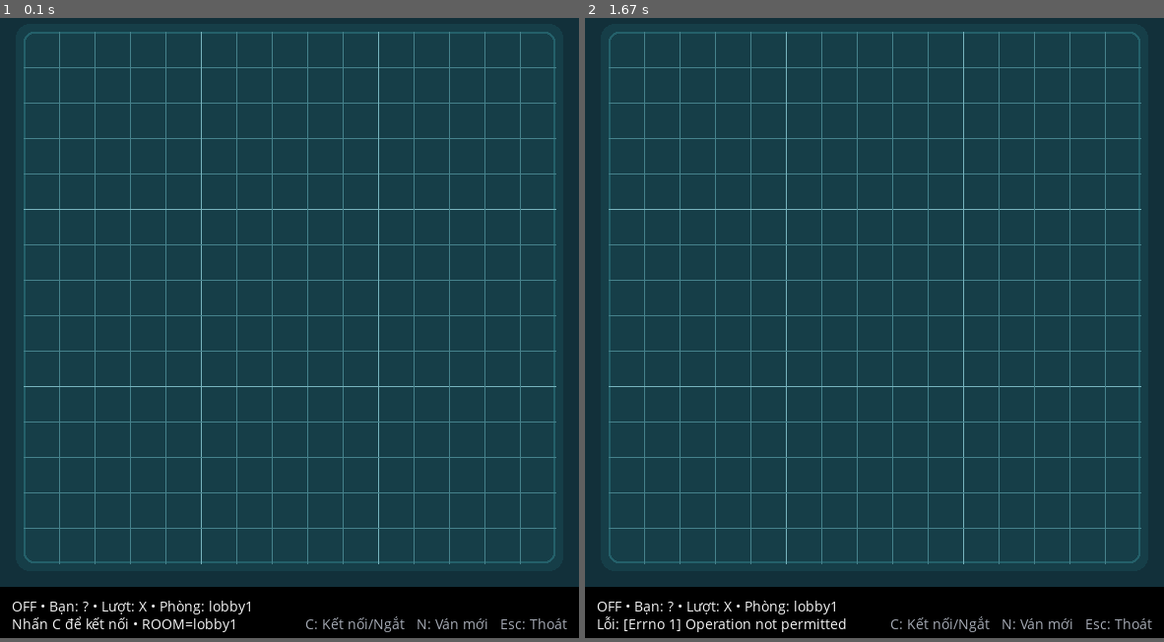
Above: before the commit, frames 1-2 (left to right).
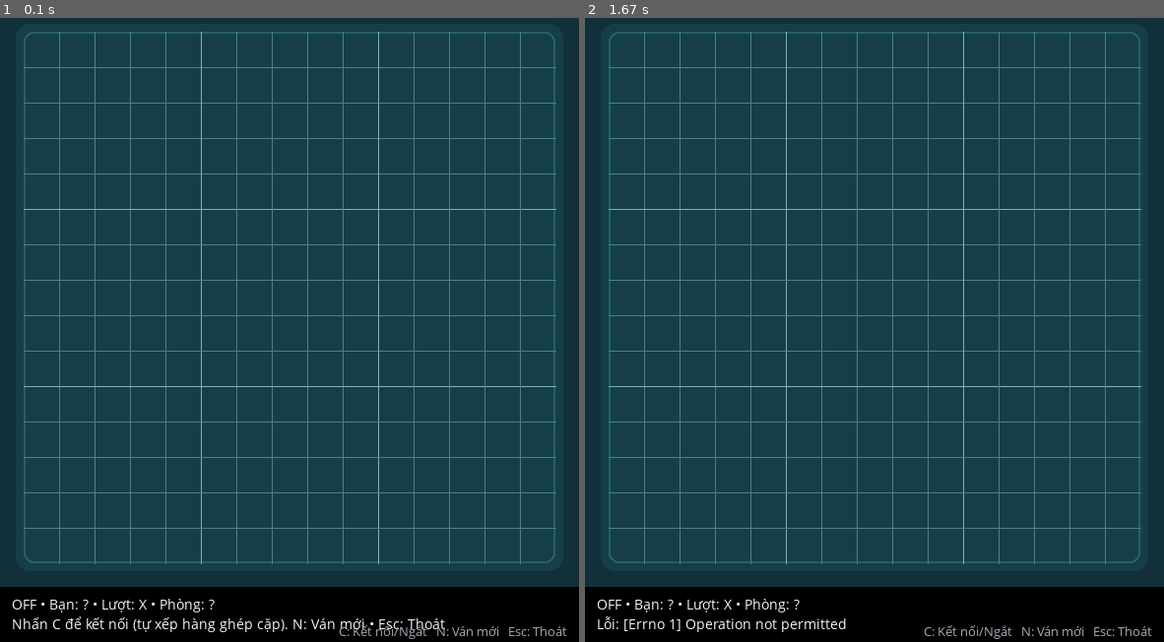
Above: after the commit, the same moments.

Repository: SilviaNguyen/CaroGame---Lap-Trinh-Mang-
Game: pygame game, started from client_pygame.py
Same seed, same stepped clock (60 frames per second), same inputs: the game is played once before the commit and once after it.
Inputs:
- Up to frame 1 (0.1 s): no input
- Up to frame 2 (1.67 s): tap C at 0.33 s
In our replay, the window is 588x640 before the commit and 588x644 after it. These sizes can differ from the game's own. Grey fills any space a smaller window leaves; there, only what the larger window draws over its background counts as a difference.

The runs differ from the first frame. In frame 1, 1.1% of the frame differs, in the area x 2-98%, y 93-100%; in frame 2, 0.8%.

Commit message:
auto queue

Diff:
--- a/client_pygame.py
+++ b/client_pygame.py
@@ -1,20 +1,21 @@
-import sys, socket, threading, json, pygame, os
+import sys, socket, threading, json, pygame, os, string
 
 HOST = "127.0.0.1"; PORT = 5000
 if len(sys.argv)>=2: HOST = sys.argv[1]
 if len(sys.argv)>=3: PORT = int(sys.argv[2])
-ROOM = "lobby1"
-if len(sys.argv)>=4: ROOM = sys.argv[3]
 
 SIZE=15; CELL=36; MARGIN=24
-W=MARGIN*2+CELL*SIZE; H=MARGIN*2+CELL*SIZE+52  # bar thấp
+W=MARGIN*2+CELL*SIZE; H=MARGIN*2+CELL*SIZE+56
 FPS=60
 
 pygame.init()
 screen=pygame.display.set_mode((W,H)); pygame.display.set_caption("Caro LAN Client")
 clock=pygame.time.Clock()
 
-# ---------- Font Unicode đẹp ----------
+# resend queue every 2s until matched
+QUEUE_TICK = pygame.USEREVENT + 1
+QUEUE_INTERVAL_MS = 2000
+
 def load_vn_font(size: int):
     for ttf in ["NotoSans-SemiBold.ttf","NotoSans-Regular.ttf","DejaVuSans.ttf","Roboto-Regular.ttf"]:
         p = os.path.join(os.path.dirname(__file__), ttf)
@@ -25,23 +26,11 @@
     if path: return pygame.font.Font(path, size)
     return pygame.font.SysFont(None, size)
 
-font = load_vn_font(20)
-small = load_vn_font(14)
-
-# ---------- Palette ----------
-BG=(18,48,58)
-PANEL=(22,62,72)
-GRID=(70,130,140)
-GRID5=(120,180,190)
-BORDER=(36,96,106)
-XCOL=(235,240,240)
-OCOL=(235,85,85)
-WINCOL=(255,210,64)
-
-BAR=(0,0,0)      # status bar nền đen
-TXT=(245,245,245)
-MUTED=(165,170,180)
-BAR_H=52
+font = load_vn_font(20); small = load_vn_font(14); tiny = load_vn_font(13)
+
+BG=(18,48,58); PANEL=(22,62,72); GRID=(70,130,140); GRID5=(120,180,190)
+BORDER=(36,96,106); XCOL=(235,240,240); OCOL=(235,85,85); WINCOL=(255,210,64)
+BAR=(0,0,0); TXT=(245,245,245); MUTED=(165,170,180); BAR_H=56
 
 class Net:
     def __init__(self, onmsg):
@@ -51,7 +40,6 @@
         try:
             s=socket.socket(socket.AF_INET, socket.SOCK_STREAM); s.connect((host,port))
             self.sock=s; self.connected=True; threading.Thread(target=self.reader, daemon=True).start()
-            self.send({"type":"join","room":ROOM})
             return True
         except Exception as e:
             self.err=str(e); self.connected=False; return False
@@ -87,56 +75,65 @@
     def __init__(self):
         self.grid=[["" for _ in range(SIZE)] for _ in range(SIZE)]
         self.turn="X"; self.me="?"; self.winner=None; self.draw=False
-        self.win_line=None
-        self.status=f"Nhấn C để kết nối • ROOM={ROOM}"
+        self.win_line=None; self.room="?"
+        self.in_queue=False
+        self.status="Nhấn C để kết nối (tự xếp hàng ghép cặp). N: Ván mới • Esc: Thoát"
 
     def _update_turn_status(self):
         if self.winner or self.draw: return
         self.status = "Đến lượt bạn" if self.me == self.turn else "Chưa đến lượt bạn"
 
     def apply(self, m):
-        t=m.get("type")
-        if t=="welcome":
-            self.me=m.get("symbol","?"); self.status=f"Đã vào phòng '{m.get('room','?')}'. Bạn là {self.me}"
+        t = m.get("type")
+
+        if t == "welcome":
+            self.me   = m.get("symbol","?")
+            self.room = m.get("room","?")
+            self.in_queue = False
+            pygame.time.set_timer(QUEUE_TICK, 0)  # stop auto-join
+            self.status = f"Đã vào phòng '{self.room}'. Bạn là {self.me}"
             net.send({"type":"sync"})
-        elif t=="start":
-            self.grid=m.get("board",self.grid); self.turn=m.get("turn",self.turn)
+
+        elif t == "start":
+            self.grid = m.get("board", self.grid)
+            self.turn = m.get("turn",  self.turn)
             self.winner=None; self.draw=False; self.win_line=None
             self._update_turn_status()
-        elif t=="update":
-            self.grid=m.get("board",self.grid); self.turn=m.get("turn",self.turn)
-            self.winner=m.get("winner"); self.draw=m.get("draw",False)
-            self.win_line=m.get("win_line")
+
+        elif t == "update":
+            self.grid   = m.get("board", self.grid)
+            self.turn   = m.get("turn",  self.turn)
+            self.winner = m.get("winner")
+            self.draw   = m.get("draw", False)
+            self.win_line = m.get("win_line")
             if not (self.winner or self.draw):
                 self._update_turn_status()
-        elif t=="end":
-            self.status=m.get("message","Kết thúc ván")
+
+        elif t == "end":
+            self.status = m.get("message","Kết thúc ván")
             if m.get("win_line") is not None:
                 self.win_line = m.get("win_line")
+
         elif t in ("info","error"):
-            self.status=m.get("message","")
+            msg = m.get("message","")
+            if msg: self.status = msg
 
 st = State()
 net = Net(lambda m: st.apply(m))
 
 def draw_board(st):
-    # panel bo góc
     panel = pygame.Rect(MARGIN-8, MARGIN-8, CELL*SIZE+16, CELL*SIZE+16)
     pygame.draw.rect(screen, PANEL, panel, border_radius=14)
 
-    # khung bàn
     board_rect = pygame.Rect(MARGIN, MARGIN, CELL*SIZE, CELL*SIZE)
     pygame.draw.rect(screen, BORDER, board_rect, width=2, border_radius=10)
 
-    # lưới mịn; đậm mỗi 5 ô
     for i in range(1, SIZE):
-        x = MARGIN + i*CELL
-        y = MARGIN + i*CELL
+        x = MARGIN + i*CELL; y = MARGIN + i*CELL
         col = GRID5 if i % 5 == 0 else GRID
         pygame.draw.aaline(screen, col, (x,MARGIN), (x,MARGIN+CELL*SIZE))
         pygame.draw.aaline(screen, col, (MARGIN,y), (MARGIN+CELL*SIZE,y))
 
-    # quân cờ
     for y in range(SIZE):
         for x in range(SIZE):
             v=st.grid[y][x]
@@ -149,42 +146,51 @@
             else:
                 r=CELL//2-6; pygame.draw.circle(screen,OCOL,(cx,cy),r,5)
 
-    # đường thắng
     if st.win_line and len(st.win_line) >= 2:
-        (sx,sy) = st.win_line[0]
-        (ex,ey) = st.win_line[-1]
-        sx = MARGIN + sx*CELL + CELL//2
-        sy = MARGIN + sy*CELL + CELL//2
-        ex = MARGIN + ex*CELL + CELL//2
-        ey = MARGIN + ey*CELL + CELL//2
+        (sx,sy) = st.win_line[0]; (ex,ey) = st.win_line[-1]
+        sx = MARGIN + sx*CELL + CELL//2; sy = MARGIN + sy*CELL + CELL//2
+        ex = MARGIN + ex*CELL + CELL//2; ey = MARGIN + ey*CELL + CELL//2
         pygame.draw.line(screen, WINCOL, (sx,sy), (ex,ey), 7)
 
 def draw_status(st, net):
-    bar=pygame.Rect(0, H-BAR_H, W, BAR_H)
-    pygame.draw.rect(screen, BAR, bar)
-    left=f"{'ON' if net.connected else 'OFF'} • Bạn: {st.me} • Lượt: {st.turn} • Phòng: {ROOM}"
-    right=st.status
-    screen.blit(small.render(left,True,TXT),(12, H-BAR_H+10))
-    screen.blit(small.render(right,True,TXT),(12, H-BAR_H+28))
+    bar=pygame.Rect(0, H-BAR_H, W, BAR_H); pygame.draw.rect(screen, BAR, bar)
+    left=f"{'ON' if net.connected else 'OFF'} • Bạn: {st.me} • Lượt: {st.turn} • Phòng: {st.room}"
+    screen.blit(small.render(left,True,TXT),(12, H-BAR_H+8))
+    screen.blit(small.render(st.status,True,TXT),(12, H-BAR_H+28))
     tips="C: Kết nối/Ngắt   N: Ván mới   Esc: Thoát"
-    w=small.size(tips)[0]
-    screen.blit(small.render(tips,True,MUTED),(W-w-12, H-BAR_H+28))
+    w=tiny.size(tips)[0]; screen.blit(tiny.render(tips,True,MUTED),(W-w-12, H-BAR_H+36))
 
 def main():
     running=True
     while running:
         for e in pygame.event.get():
-            if e.type==pygame.QUIT: running=False
+            if e.type==pygame.QUIT:
+                running=False
+
             elif e.type==pygame.KEYDOWN:
-                if e.key==pygame.K_ESCAPE: running=False
+                if e.key==pygame.K_ESCAPE:
+                    running=False
                 elif e.key==pygame.K_c:
                     if not net.connected:
                         ok=net.connect(HOST,PORT)
-                        st.status="Đã kết nối" if ok else f"Lỗi: {net.err}"
+                        if ok:
+                            st.status="Đã kết nối • Đang xếp hàng ghép cặp..."
+                            st.in_queue=True
+                            net.send({"type":"queue","action":"join"})
+                            pygame.time.set_timer(QUEUE_TICK, QUEUE_INTERVAL_MS)
+                        else:
+                            st.status=f"Lỗi: {net.err}"
                     else:
-                        net.close(); st.status="Đã ngắt kết nối"
+                        net.close()
+                        st.status="Đã ngắt kết nối"; st.room="?"; st.in_queue=False
+                        pygame.time.set_timer(QUEUE_TICK, 0)
                 elif e.key==pygame.K_n and net.connected:
                     net.send({"type":"reset"})
+
+            elif e.type == QUEUE_TICK:
+                if st.in_queue and net.connected and st.room in ("?","",None):
+                    net.send({"type":"queue","action":"join"})
+
             elif e.type==pygame.MOUSEBUTTONDOWN and e.button==1:
                 board_rect = pygame.Rect(MARGIN, MARGIN, CELL*SIZE, CELL*SIZE)
                 if board_rect.collidepoint(e.pos) and net.connected and not st.winner and not st.draw:
@@ -196,6 +202,7 @@
                             net.send({"type":"move","x":int(gx),"y":int(gy)})
                         else:
                             st.status="Ô đã có quân"
+
         screen.fill(BG)
         draw_board(st)
         draw_status(st,net)
--- a/server.py
+++ b/server.py
@@ -1,212 +1,209 @@
-import json, socket, threading
+import json, socket, threading, random, string
 from board import Board
 
 HOST = "127.0.0.1"
 PORT = 5000
 
 lock = threading.Lock()
-# rooms: { room_name: { "board": Board(), "players": [ {"conn":..., "addr":..., "symbol": "X"|"O"} ] } }
+
+# rooms: { room_id: { "board": Board(), "players": [ {"conn":..., "addr":..., "symbol": "X"|"O"} ] } }
 rooms = {}
 
+# map mỗi conn -> {"room": room_id, "player": {...}}
+conn_map = {}
+
+# hàng đợi ghép cặp: mỗi item {"conn": conn, "addr": addr}
+mm_queue = []
+
 def _send(conn, obj):
-    try:
-        conn.sendall((json.dumps(obj) + "\n").encode("utf-8"))
-    except:
-        pass
+    try: conn.sendall((json.dumps(obj) + "\n").encode("utf-8"))
+    except: pass
 
 def _broadcast(room, obj):
     for p in room["players"]:
         _send(p["conn"], obj)
+
+def _gen_room_id(prefix="MM", length=4):
+    import string, random
+    chars = string.ascii_uppercase + string.digits
+    return f"{prefix}-" + "".join(random.choices(chars, k=length))
 
 def _start_game_locked(room):
     room["board"].reset()
     room["board"].turn = "X"
     _broadcast(room, {
-        "type": "start",
-        "message": "Trò chơi bắt đầu!",
-        "board": room["board"].to_list(),
-        "turn": room["board"].turn,
-        "win_line": None
+        "type":"start","message":"Trò chơi bắt đầu!",
+        "board":room["board"].to_list(),"turn":room["board"].turn,"win_line":None
     })
 
-def _assign_symbol_locked(room):
+def _assign_symbol_for(room):
     used = {p["symbol"] for p in room["players"]}
     if "X" not in used: return "X"
     if "O" not in used: return "O"
     return None
 
+def _join_room_locked(room_id, conn, addr, force_symbol=None):
+    room = rooms.get(room_id)
+    if not room:
+        room = {"board": Board(), "players": []}
+        rooms[room_id] = room
+    if len(room["players"]) >= 2:
+        _send(conn, {"type":"error","message":"Phòng đã đủ 2 người"})
+        return None, None
+
+    sym = force_symbol if force_symbol else _assign_symbol_for(room)
+    if sym is None:
+        _send(conn, {"type":"error","message":"Phòng đã đủ người"})
+        return None, None
+
+    player = {"conn": conn, "addr": addr, "symbol": sym}
+    room["players"].append(player)
+    conn_map[conn] = {"room": room_id, "player": player}
+    _send(conn, {"type":"welcome","room":room_id,"symbol":sym})
+
+    if len(room["players"]) == 2:
+        _start_game_locked(room)
+    else:
+        _send(conn, {"type":"info","message":"Đang đợi người chơi thứ hai...","win_line":None})
+    return room, player
+
+def _leave_queue_locked(conn):
+    removed = False
+    for i in range(len(mm_queue)-1, -1, -1):
+        if mm_queue[i]["conn"] is conn:
+            mm_queue.pop(i); removed = True
+    if removed: _send(conn, {"type":"info","message":"Đã rời hàng đợi"})
+
+def _try_match_locked():
+    while len(mm_queue) >= 2:
+        a = mm_queue.pop(0); b = mm_queue.pop(0)
+        c1, a1 = a["conn"], a["addr"]
+        c2, a2 = b["conn"], b["addr"]
+        if c1 in conn_map or c2 in conn_map:
+            continue
+        room_id = _gen_room_id("MM")
+        _join_room_locked(room_id, c1, a1, "X")
+        _join_room_locked(room_id, c2, a2, "O")
+        _send(c1, {"type":"info","message":f"Đã ghép cặp • Phòng: {room_id}"})
+        _send(c2, {"type":"info","message":f"Đã ghép cặp • Phòng: {room_id}"})
+
 def _handle_move(room, player, x, y):
+    board = room["board"]
+    if player not in room["players"]:
+        _send(player["conn"], {"type":"error","message":"Bạn không còn trong phòng"}); return
+    if board.winner:
+        _send(player["conn"], {"type":"error","message":"Ván đã kết thúc"}); return
+    if board.turn != player["symbol"]:
+        _send(player["conn"], {"type":"error","message":"Chưa đến lượt bạn"}); return
+
+    if not board.place(x, y, player["symbol"]):
+        _send(player["conn"], {"type":"error","message":"Nước đi không hợp lệ"}); return
+
+    upd = {
+        "type":"update","board":board.to_list(),"turn":board.turn,
+        "winner":board.winner,"draw":board.is_draw(),"win_line":board.win_line
+    }
+    _broadcast(room, upd)
+    if upd["winner"]:
+        _broadcast(room, {"type":"end","message":f"Người chơi {upd['winner']} thắng!","win_line":upd["win_line"]})
+    elif upd["draw"]:
+        _broadcast(room, {"type":"end","message":"Hòa!","win_line":None})
+
+def _cleanup_conn(conn):
     with lock:
-        board = room["board"]
-
-        if player not in room["players"]:
-            _send(player["conn"], {"type":"error","message":"Bạn không còn trong phòng"})
-            return
-
-        if board.winner:
-            _send(player["conn"], {"type":"error","message":"Ván đã kết thúc"})
-            return
-
-        if board.turn != player["symbol"]:
-            _send(player["conn"], {"type":"error","message":"Chưa đến lượt bạn"})
-            return
-
-        ok = board.place(x, y, player["symbol"])
-        if not ok:
-            _send(player["conn"], {"type":"error","message":"Nước đi không hợp lệ"})
-            return
-
-        upd = {
-            "type": "update",
-            "board": board.to_list(),
-            "turn": board.turn,
-            "winner": board.winner,
-            "draw": board.is_draw(),
-            "win_line": board.win_line
-        }
-
-    _broadcast(room, upd)
-
-    if upd["winner"]:
-        _broadcast(room, {"type":"end","message":f"Người chơi {upd['winner']} thắng!", "win_line": upd["win_line"]})
-    elif upd["draw"]:
-        _broadcast(room, {"type":"end","message":"Hòa!", "win_line": None})
-
-def _cleanup_player(room_name, player):
-    with lock:
-        room = rooms.get(room_name)
+        _leave_queue_locked(conn)
+        info = conn_map.pop(conn, None)
+        if not info: return
+        room_id = info["room"]; player = info["player"]
+        room = rooms.get(room_id)
         if not room: return
         if player in room["players"]:
             room["players"].remove(player)
         room["board"].reset()
-        _broadcast(room, {"type":"info","message":f"{player['symbol']} đã rời phòng. Sẽ tạo ván mới khi đủ 2 người.", "win_line": None})
+        _broadcast(room, {"type":"info","message":f"{player['symbol']} đã rời phòng. Sẽ tạo ván mới khi đủ 2 người.","win_line":None})
         if not room["players"]:
-            del rooms[room_name]
+            del rooms[room_id]
 
 def _handle_client(conn, addr):
     print("[SERVER] Kết nối từ", addr)
     buf = ""
-    room_name = None
-    player = None
-
     try:
         while True:
             try:
                 data = conn.recv(4096)
             except (ConnectionResetError, ConnectionAbortedError, OSError):
-                # client đóng đột ngột / mạng rớt
                 break
-            if not data:
-                # client đóng bình thường
-                break
+            if not data: break
 
             buf += data.decode("utf-8")
             while "\n" in buf:
                 line, buf = buf.split("\n",1)
                 line = line.strip()
                 if not line: continue
-
-                msg = None
                 try:
                     msg = json.loads(line)
                 except json.JSONDecodeError:
-                    parts = line.split()
-                    if parts and parts[0].upper()=="RESET":
-                        if room_name and player:
-                            with lock:
-                                room = rooms.get(room_name)
-                                if room and len(room["players"]) == 2:
-                                    _start_game_locked(room)
+                    _send(conn, {"type":"error","message":"Lệnh không hợp lệ"}); continue
+
+                t = msg.get("type","")
+
+                if t == "queue":
+                    action = msg.get("action","join")
+                    with lock:
+                        if action == "join":
+                            if not any(item["conn"] is conn for item in mm_queue):
+                                mm_queue.append({"conn": conn, "addr": addr})
+                                _send(conn, {"type":"info","message":"Đã vào hàng đợi ghép cặp"})
+                                _try_match_locked()
+                            else:
+                                _send(conn, {"type":"info","message":"Đang ở hàng đợi"})
+                        elif action == "leave":
+                            _leave_queue_locked(conn)
+                        else:
+                            _send(conn, {"type":"error","message":"Hành động không hợp lệ"})
+
+                elif t == "move":
+                    with lock:
+                        cm = conn_map.get(conn)
+                        if cm:
+                            room = rooms.get(cm["room"])
+                            if room: _handle_move(room, cm["player"], int(msg["x"]), int(msg["y"]))
                         else:
                             _send(conn, {"type":"error","message":"Chưa tham gia phòng"})
-                        continue
-                    if parts and parts[0].upper()=="MOVE" and len(parts)>=3:
-                        if room_name and player:
-                            room = rooms.get(room_name)
+
+                elif t == "reset":
+                    with lock:
+                        cm = conn_map.get(conn)
+                        if cm:
+                            room = rooms.get(cm["room"])
+                            if room and len(room["players"]) == 2:
+                                _start_game_locked(room)
+                        else:
+                            _send(conn, {"type":"error","message":"Chưa tham gia phòng"})
+
+                elif t == "sync":
+                    with lock:
+                        cm = conn_map.get(conn)
+                        if cm:
+                            room = rooms.get(cm["room"])
                             if room:
-                                _handle_move(room, player, int(parts[1]), int(parts[2]))
-                        else:
-                            _send(conn, {"type":"error","message":"Chưa tham gia phòng"})
-                        continue
+                                b = room["board"]
+                                _send(conn, {"type":"update","board":b.to_list(),"turn":b.turn,
+                                             "winner":b.winner,"draw":b.is_draw(),"win_line":b.win_line})
+                        else:
+                            _send(conn, {"type":"info","message":"Bạn chưa ở phòng nào. Đang xếp hàng ghép cặp..."})
+                else:
                     _send(conn, {"type":"error","message":"Lệnh không hợp lệ"})
-                    continue
-
-                if msg:
-                    t = msg.get("type","")
-                    if t == "join":
-                        requested = str(msg.get("room","default"))
-                        with lock:
-                            room = rooms.get(requested)
-                            if not room:
-                                room = {"board": Board(), "players": []}
-                                rooms[requested] = room
-
-                            if len(room["players"]) >= 2:
-                                _send(conn, {"type":"error","message":"Phòng đã đủ 2 người"})
-                                try: conn.close()
-                                except: pass
-                                print("[SERVER] Từ chối người thứ 3", addr, "-> room:", requested)
-                                return
-
-                            sym = _assign_symbol_locked(room)
-                            if sym is None:
-                                _send(conn, {"type":"error","message":"Phòng đã đủ người"})
-                                try: conn.close()
-                                except: pass
-                                return
-
-                            player = {"conn": conn, "addr": addr, "symbol": sym}
-                            room["players"].append(player)
-                            room_name = requested
-                            print(f"[SERVER] {addr} vào phòng '{room_name}' -> {sym}")
-                            _send(conn, {"type":"welcome","room":room_name,"symbol":sym})
-
-                            if len(room["players"]) == 2:
-                                _start_game_locked(room)
-                            else:
-                                _send(conn, {"type":"info","message":"Đang đợi người chơi thứ hai...", "win_line": None})
-
-                    elif t == "move":
-                        if room_name and player:
-                            room = rooms.get(room_name)
-                            if room: _handle_move(room, player, int(msg["x"]), int(msg["y"]))
-                        else:
-                            _send(conn, {"type":"error","message":"Chưa tham gia phòng"})
-
-                    elif t == "reset":
-                        if room_name and player:
-                            with lock:
-                                room = rooms.get(room_name)
-                                if room and len(room["players"]) == 2:
-                                    _start_game_locked(room)
-                        else:
-                            _send(conn, {"type":"error","message":"Chưa tham gia phòng"})
-
-                    elif t == "sync":
-                        if room_name:
-                            with lock:
-                                room = rooms.get(room_name)
-                                if room:
-                                    b = room["board"]
-                                    _send(conn, {"type":"update","board":b.to_list(),"turn":b.turn,
-                                                 "winner":b.winner,"draw":b.is_draw(),"win_line":b.win_line})
-                        else:
-                            _send(conn, {"type":"error","message":"Chưa tham gia phòng"})
-                    else:
-                        _send(conn, {"type":"error","message":"Lệnh không hợp lệ"})
     finally:
         try: conn.close()
         except: pass
-        if room_name and player:
-            _cleanup_player(room_name, player)
+        _cleanup_conn(conn)
         print("[SERVER] Ngắt kết nối", addr)
 
 def main():
     s = socket.socket(socket.AF_INET, socket.SOCK_STREAM)
     s.setsockopt(socket.SOL_SOCKET, socket.SO_REUSEADDR, 1)
-    # best-effort keepalive
-    try:
-        s.setsockopt(socket.SOL_SOCKET, socket.SO_KEEPALIVE, 1)
+    try: s.setsockopt(socket.SOL_SOCKET, socket.SO_KEEPALIVE, 1)
     except: pass
     s.bind((HOST, PORT))
     s.listen(64)
